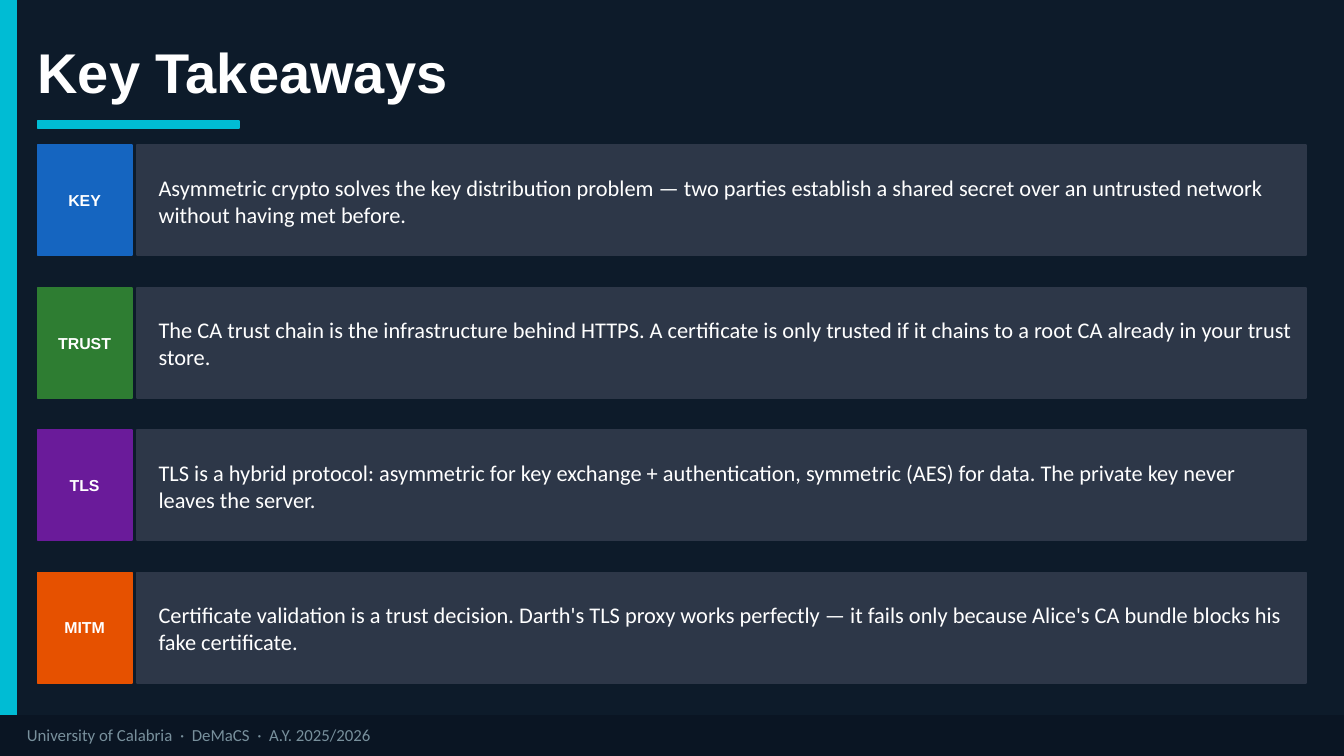
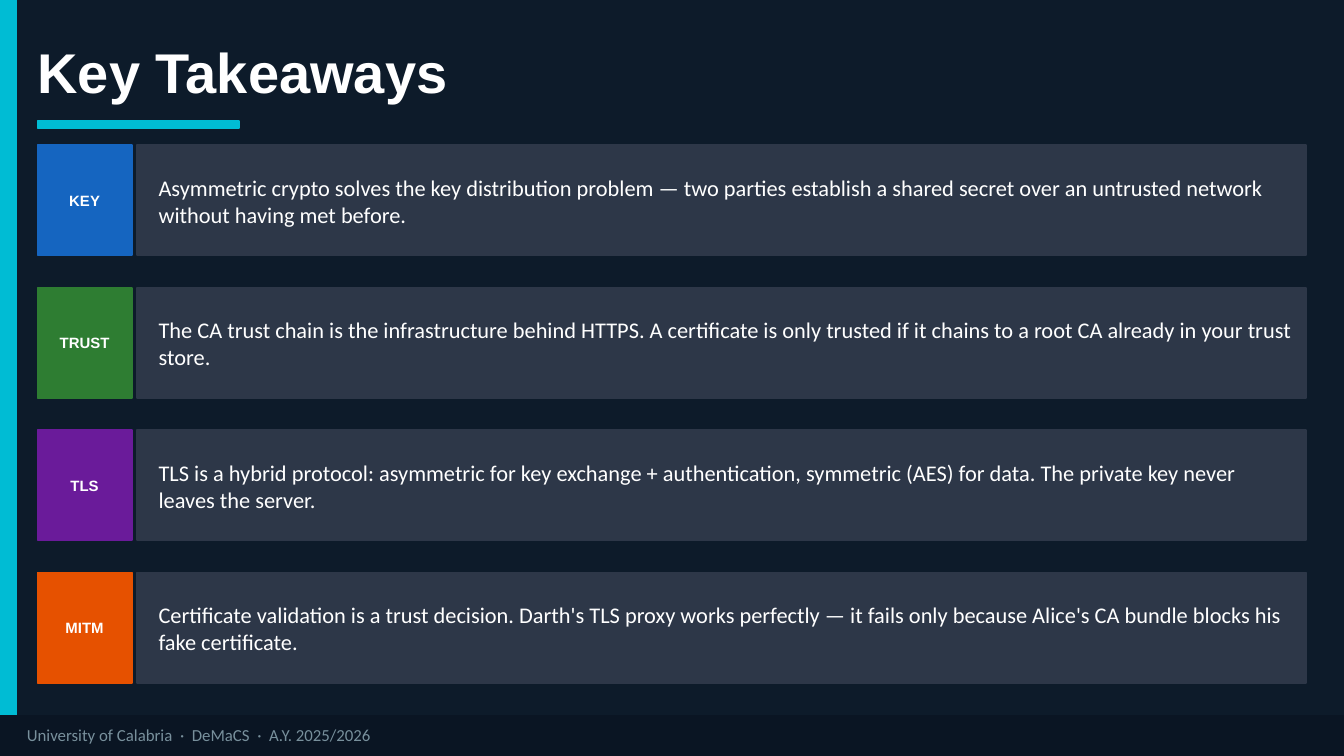
Before and after one commit to DeMaCS-UNICAL/NetworkSecurity, a slide deck: slide 12 of lab/Session_03_TLS/Lab_03_Slides_2026_v2.pptx (slide 13 before the commit). Drawn at 1344x756 pixels with LibreOffice and Linux fonts; fonts in the diff are those of the drawing. Boxes give left, top, right and bottom in pixels: in the first picture for what was removed or moved away, otherwise in the second. Text is boxed around its words. In the diff, an @@ line names an element or a change of style, - is before the commit and + after.

```diff
--- a/lab/Session_03_TLS/Lab_03_Slides_2026_v2.pptx
+++ b/lab/Session_03_TLS/Lab_03_Slides_2026_v2.pptx
@@ size 8.5 to 8 pt in 4 elements at (69,195,100,206), (60,337,110,348), (70,480,98,491), (65,622,103,633) @@
```
Also in this commit, not shown: 12 other slides changed, 1 slide removed.
